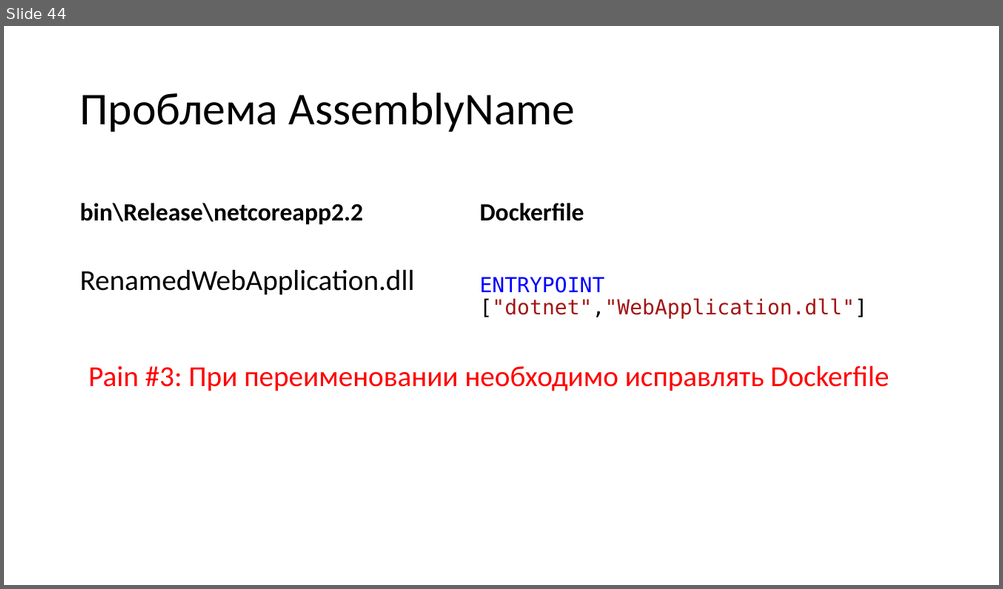
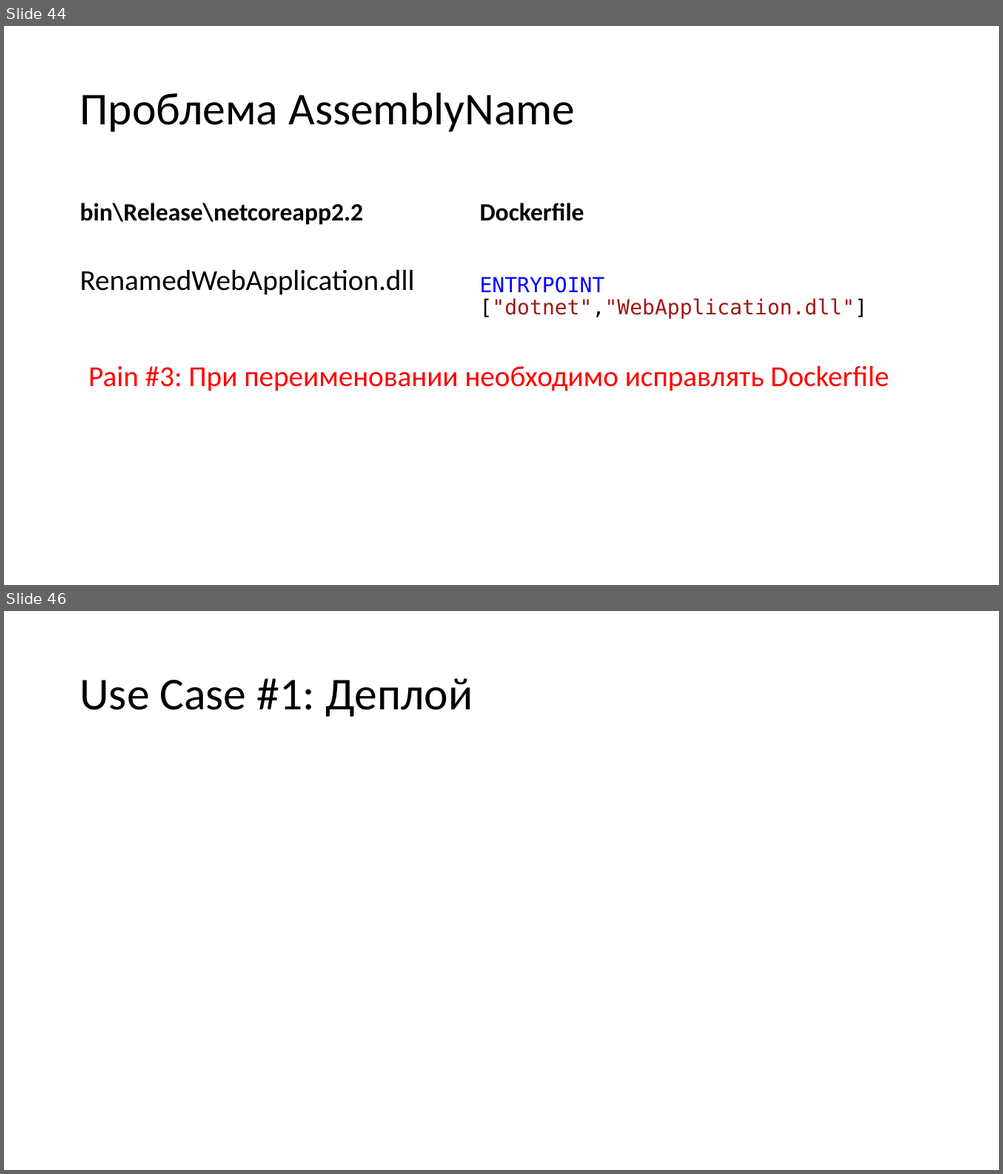
Before and after one commit to kugushev/presentations, a slide deck: 2019_VisualStudio-And-Docker/Presentation.pptx. Shown one above the other, each under a label of ours: slide 44 before the commit, slides 44 and 46 after it; the slides between them are not shown. The pictures are 1003x589 and 1003x1174 pixels, drawn with LibreOffice and Linux fonts; fonts in the diff are those of the drawing. Boxes give left, top, right and bottom in pixels: in the first picture for what was removed or moved away, otherwise in the second. Text is boxed around its words. In the diff, an @@ line names an element or a change of style, - is before the commit and + after.

```diff
--- a/2019_VisualStudio-And-Docker/Presentation.pptx
+++ b/2019_VisualStudio-And-Docker/Presentation.pptx
@@ slide 46 added at (x1=4, y1=611, x2=999, y2=1170), background #FFFFFF @@
@@ title added at (x1=79, y1=678, x2=472, y2=717), 44 pt, text #000000 @@
+Use Case #1: Деплой
```
Also in this commit, not shown: 2 other slides added, 2 other files.
